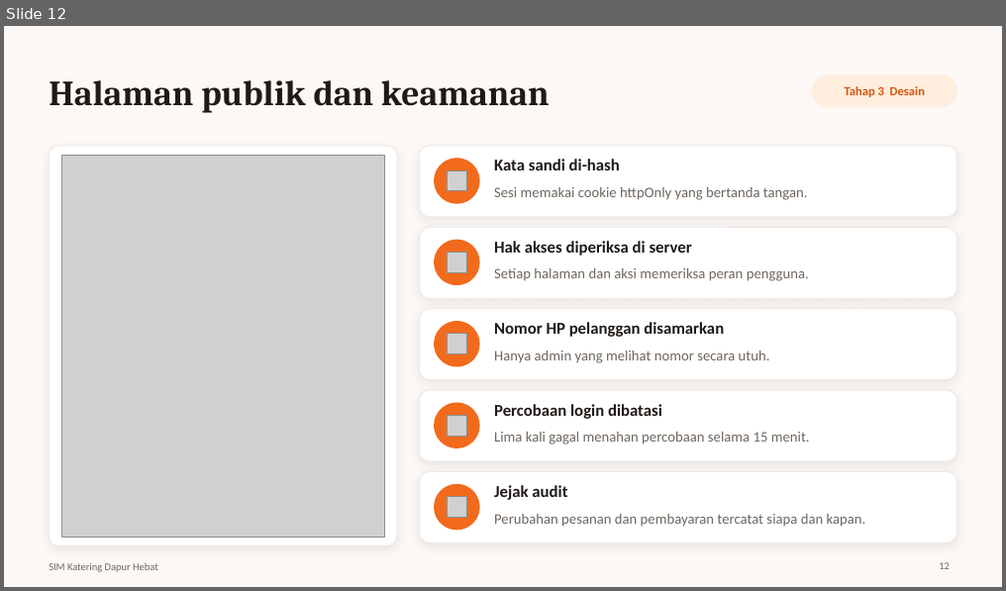
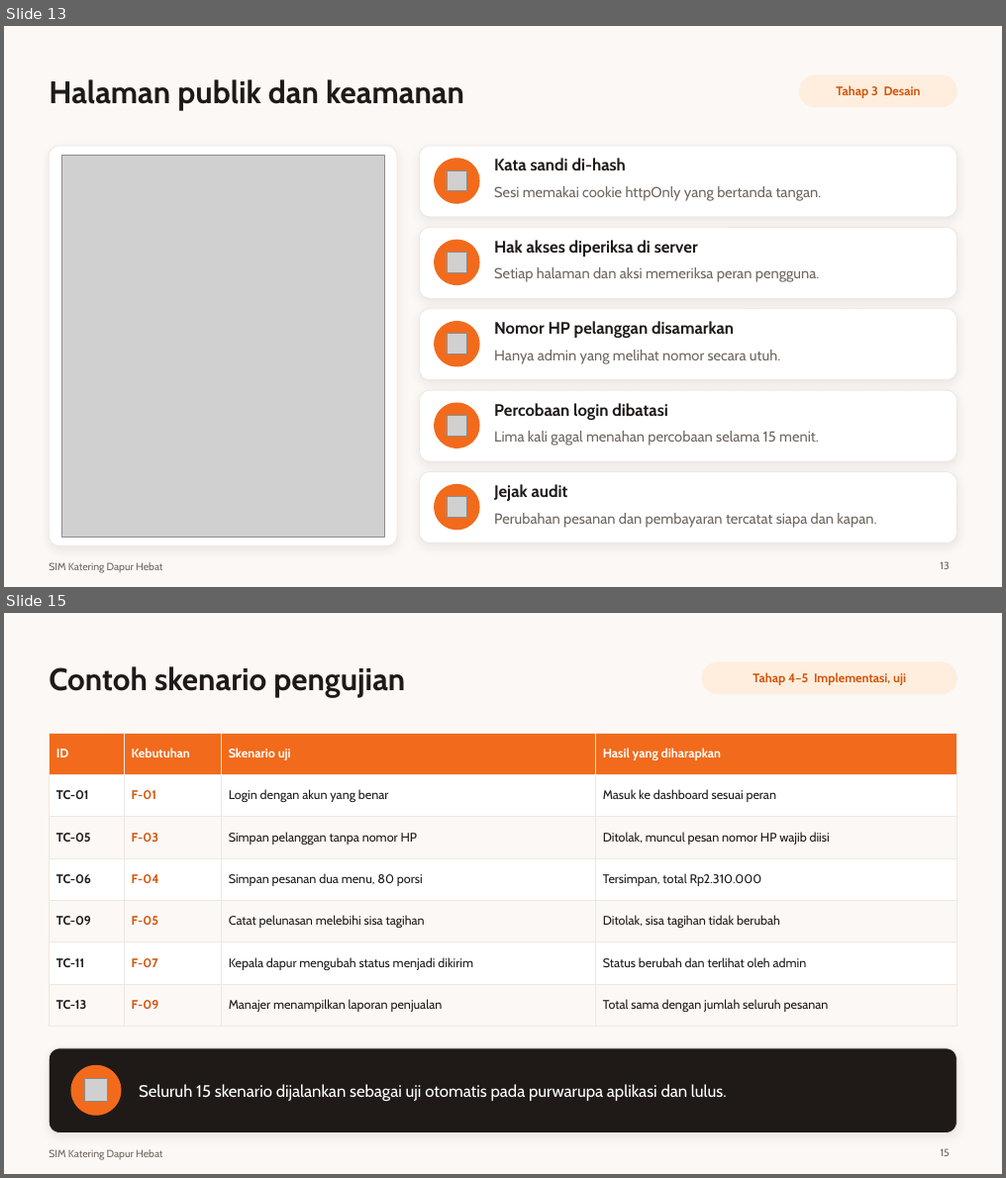
Before and after one commit to koriebruh/sim-katering-dapur-hebat, a slide deck: Presentasi-SIM-Katering-Dapur-Hebat.pptx. Shown one above the other, each under a label of ours: slide 12 before the commit, slides 13 and 15 after it; the slides between them are not shown. The pictures are 1006x591 and 1006x1178 pixels, drawn with LibreOffice and Linux fonts; fonts in the diff are those of the drawing; grey boxes stand for pictures. Boxes give left, top, right and bottom in pixels: in the first picture for what was removed or moved away, otherwise in the second. Text is boxed around its words. In the diff, an @@ line names an element or a change of style, - is before the commit and + after.

```diff
--- a/Presentasi-SIM-Katering-Dapur-Hebat.pptx
+++ b/Presentasi-SIM-Katering-Dapur-Hebat.pptx
@@ slide 15 added at [4,613,1002,1174], background #FBF8F5; not listed: 1 template element that a slide beside it also shows @@
@@ title added at [49,666,405,697], 30 pt, text #1F1A17, bold @@
+Contoh skenario pengujian
@@ rounded rectangle added at [703,663,957,694], fill #FFEEDE, outline #FFEEDE 1 pt @@
@@ text added at [752,672,906,686], 12 pt, text #D2560C, bold @@
+Tahap 4–5 Implementasi, uji
@@ table added at [49,733,957,1016], 7 rows, 4 columns @@
+ID | Kebutuhan | Skenario uji | Hasil yang diharapkan
+TC-01 | F-01 | Login dengan akun yang benar | Masuk ke dashboard sesuai peran
+TC-05 | F-03 | Simpan pelanggan tanpa nomor HP | Ditolak, muncul pesan nomor HP wajib diisi
+TC-06 | F-04 | Simpan pesanan dua menu, 80 porsi | Tersimpan, total Rp2.310.000
+TC-09 | F-05 | Catat pelunasan melebihi sisa tagihan | Ditolak, sisa tagihan tidak berubah
+TC-11 | F-07 | Kepala dapur mengubah status menjadi dikirim | Status berubah dan terlihat oleh admin
+TC-13 | F-09 | Manajer menampilkan laporan penjualan | Total sama dengan jumlah seluruh pesanan
@@ rounded rectangle added at [49,1049,957,1134], fill #1F1A17, outline #EFE8E1 0.75 pt @@
@@ ellipse added at [71,1065,121,1115], fill #F26A1B, outline #F26A1B 1 pt @@
@@ picture added at [85,1079,107,1102] @@
@@ text added at [139,1084,727,1101], 16 pt, text #FFFFFF @@
+Seluruh 15 skenario dijalankan sebagai uji otomatis pada purwarupa aplikasi dan lulus.
@@ page number added at [941,1149,949,1157], 10 pt, text #6F665F @@
+15
@@ what was slide 12 is now slide 13 @@
@@ slide 13 changed as well @@
@@ title "Halaman publik dan keamanan" at [49,79,464,110]: size 34 to 30 pt, font Cambria to Cabin @@
@@ text "Tahap 3 Desain": place and size @@
-text "Tahap 3 Desain" at [845,86,925,97]
+text "Tahap 3 Desain" at [836,85,921,98]
@@ rounded rectangle: place and size @@
-rounded rectangle at [813,76,957,107]
+rounded rectangle at [800,76,957,107]
@@ font Calibri to Cabin in 12 elements at [494,158,626,171], [494,186,822,201], [494,240,698,257], [494,268,820,282], [494,321,734,338], [494,350,780,365], [494,403,668,420], [494,431,819,446], [494,484,568,501], [494,513,876,528], [836,85,921,98], [49,563,162,573] @@
@@ page number at [940,562,948,570]: text changed; font Calibri to Cabin @@
-12
+13
```
Also in this commit, not shown: 14 other slides changed, 1 other slide added, 9 other files.
